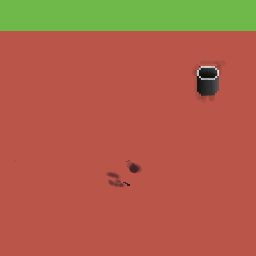
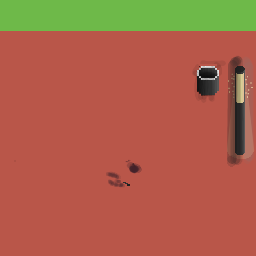
Layers edited between the first and the second 256 x 256 image:
added group "lantern" with 9 layers above "bin" over [227, 55, 255, 167]
added layer "lantern-head" (81%) in group "lantern" over [235, 66, 245, 72]
added layer "lantern-highlight" (addition, 41%) in group "lantern" over [241, 56, 254, 164]
added layer "lantern-shadow" (multiply, 74%) in group "lantern" over [227, 55, 243, 167]
added layer "lantern-foundation" in group "lantern" over [235, 66, 245, 155]
added layer "lantern-light-Kopie" (58%) in group "lantern" over [238, 73, 242, 103]
added layer "lantern-light-Kopie #1" (58%) in group "lantern" over [237, 73, 243, 103]
added layer "lantern-focus" (15%) in group "lantern" over [227, 68, 255, 159]
added layer "lantern-light" (58%) in group "lantern" over [236, 73, 244, 103]
added layer "lantern-outer-light" (54%) in group "lantern" over [228, 73, 253, 98]
